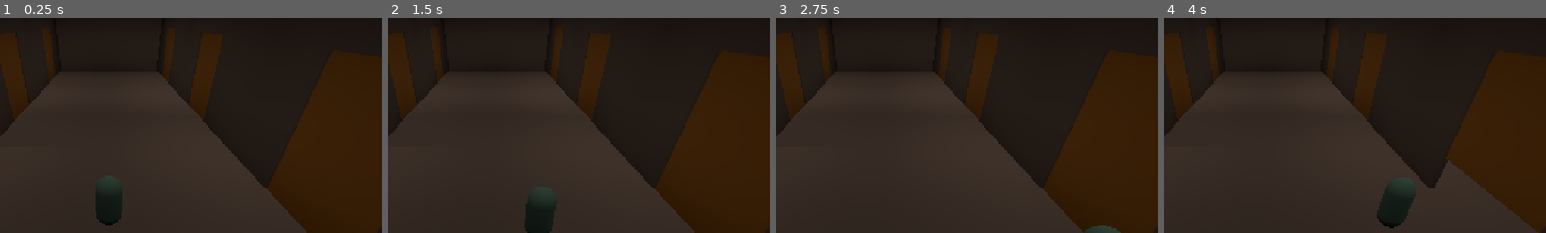
Above: before the commit, frames 1-4 (left to right).
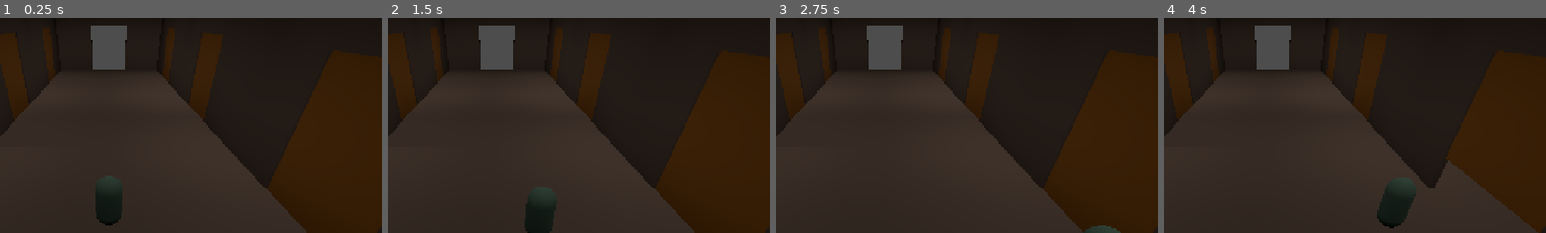
Above: after the commit, the same moments.

Repository: wahaj-47/project-century-city
Game: Godot game, scene res://main.tscn
The game is run twice, just before and just after one commit, with the same random seed, the same clock (stepped at 60 frames per second) and the same inputs.
Inputs:
- Up to frame 1 (0.25 s): no input
- Up to frame 2 (1.5 s): tap Enter at 0.5 s; hold D (move_right) 0.53-1.28 s; hold Ctrl (crouch) 0.53-1.28 s; tap Space (jump) at 0.77 s; hold S (move_backward) from 1.28 s (still down); tap E (interact) at 1.35 s
- Up to frame 3 (2.75 s): tap Space (jump) at 1.52 s; release S (move_backward) at 2.03 s; hold D (move_right) from 2.03 s (still down); hold Shift (sprint) from 2.03 s (still down)
- Up to frame 4 (4 s): release D (move_right) at 2.78 s; release Shift (sprint) at 2.78 s; hold W (move_forward) 2.78-3.53 s; tap Ctrl (crouch) at 2.85 s; tap Space (jump) at 3.02, 3.77 s; hold A (move_left) from 3.53 s (still down); hold E (interact) from 3.53 s (still down)
The pictures show only the part of the screen within x 36-86%, y 1-51%; the shares and areas given below are measured in that part.

The runs differ from the first frame. In frame 1, 1.8% of the frame differs, in the area x 23-34%, y 3-24%; in frame 2, 1.8%; in frame 3, 1.8%; in frame 4, 1.8%.

Commit message:
death door

Diff:
--- a/main.tscn
+++ b/main.tscn
@@ -18,9 +18,6 @@
 
 [node name="Player" parent="." unique_id=429383614 groups=["Player"] instance=ExtResource("1_ig7tw")]
 transform = Transform3D(1, 0, 0, 0, 1, 0, 0, 0, 1, 0, 3.9384542, 0)
-WALK = null
-SPRINT = null
-CROUCH = null
 
 [node name="Hallway1" type="Marker3D" parent="." unique_id=402940051]
 
@@ -129,12 +126,12 @@
 [node name="doorwayWall" parent="Hallway3" unique_id=544209556 instance=ExtResource("3_1bvp3")]
 transform = Transform3D(1, 0, 0, 0, 1, 0, 0, 0, 1, -30, 0, 0)
 
+[node name="doorwayWall3" parent="Hallway3" unique_id=886734613 instance=ExtResource("3_1bvp3")]
+transform = Transform3D(-4.371139e-08, 0, 1, 0, 1, 0, -1, 0, -4.371139e-08, 0, 0, -30)
+
 [node name="doorwayWall2" parent="Hallway3" unique_id=1279361463 instance=ExtResource("3_1bvp3")]
 transform = Transform3D(1, 0, 0, 0, 1, 0, 0, 0, 1, 30, 0, 0)
 
-[node name="frontWall" parent="Hallway3" unique_id=320806960 instance=ExtResource("2_0xm2m")]
-transform = Transform3D(1, 0, 0, 0, 1, 0, 0, 0, 1, 0, 15, -30)
-
 [node name="hallwayFloor" parent="Hallway3" unique_id=1586586807 instance=ExtResource("1_h2yge")]
 
 [node name="EntryPointLeft" type="Area3D" parent="Hallway3" unique_id=1042418875 node_paths=PackedStringArray("target_camera")]
